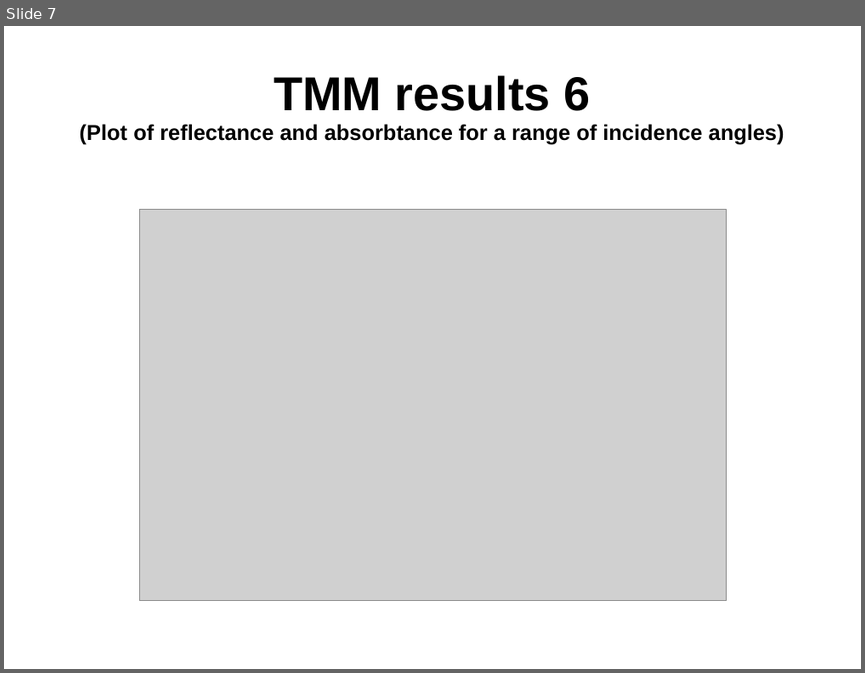
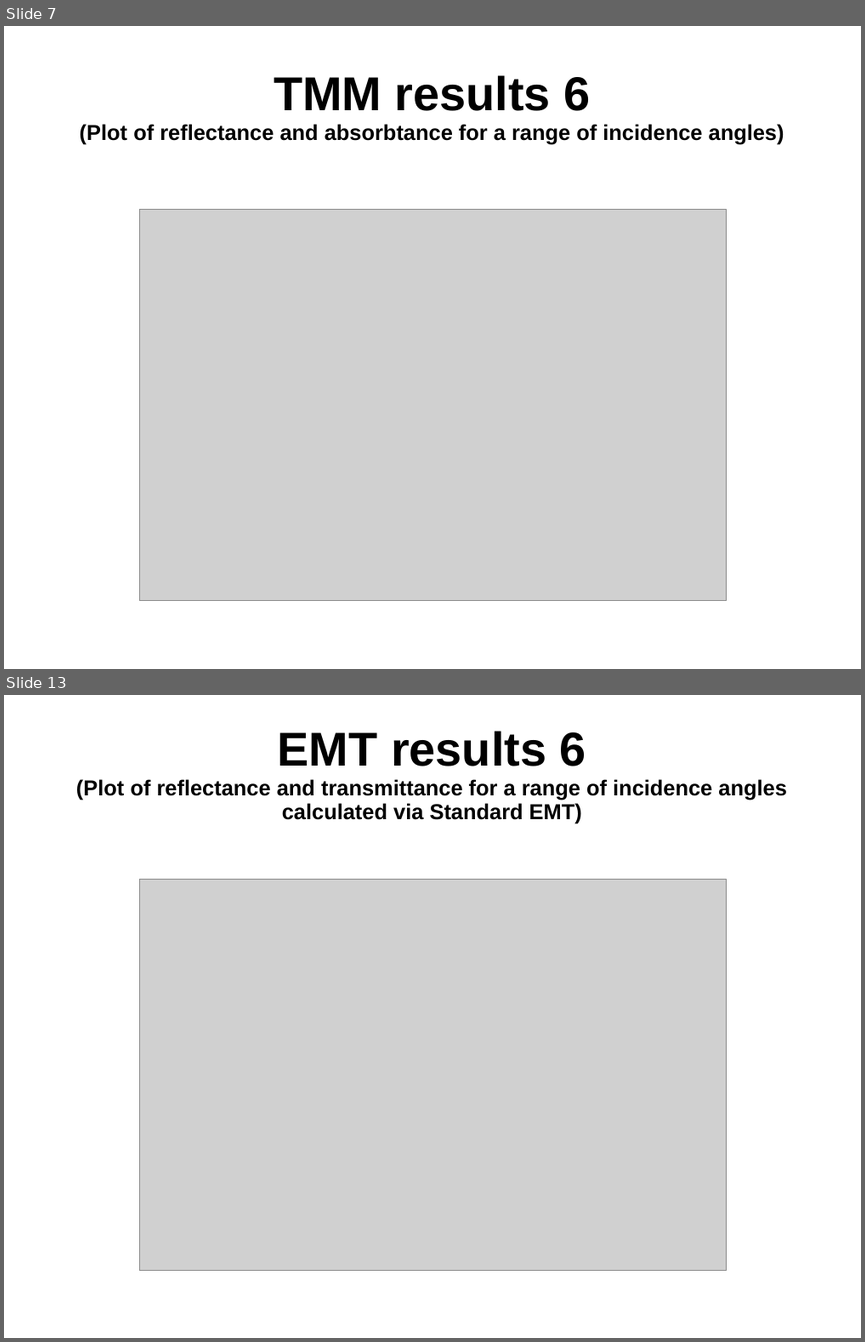
Before and after one commit to yorzh86/optics, a slide deck: presentation_draft.ppt. Shown one above the other, each under a label of ours: slide 7 before the commit, slides 7 and 13 after it; the slides between them are not shown. The pictures are 865x673 and 865x1342 pixels, drawn with LibreOffice and Linux fonts; fonts in the diff are those of the drawing; grey boxes stand for pictures; background and template pictures are left out. Boxes give left, top, right and bottom in pixels: in the first picture for what was removed or moved away, otherwise in the second. Text is boxed around its words. In the diff, an @@ line names an element or a change of style, - is before the commit and + after.

Commit message:
1. Added EMT standard and improved (yellow) 2. Added plots for EMT st and i1 (red) 3. Improved presentation file (gray)

```diff
--- a/presentation_draft.ppt
+++ b/presentation_draft.ppt
@@ slide 13 added at [4,695,861,1338], background picture (left out) @@
@@ title added at [76,731,786,824], 20 pt, text #000000, bold @@
+EMT results 6
+(Plot of reflectance and transmittance for a range of incidence angles calculated via Standard EMT)
@@ picture added at [139,879,726,1270] @@
```
Also in this commit, not shown: 1 slide changed, 6 other slides added, 18 other files.
